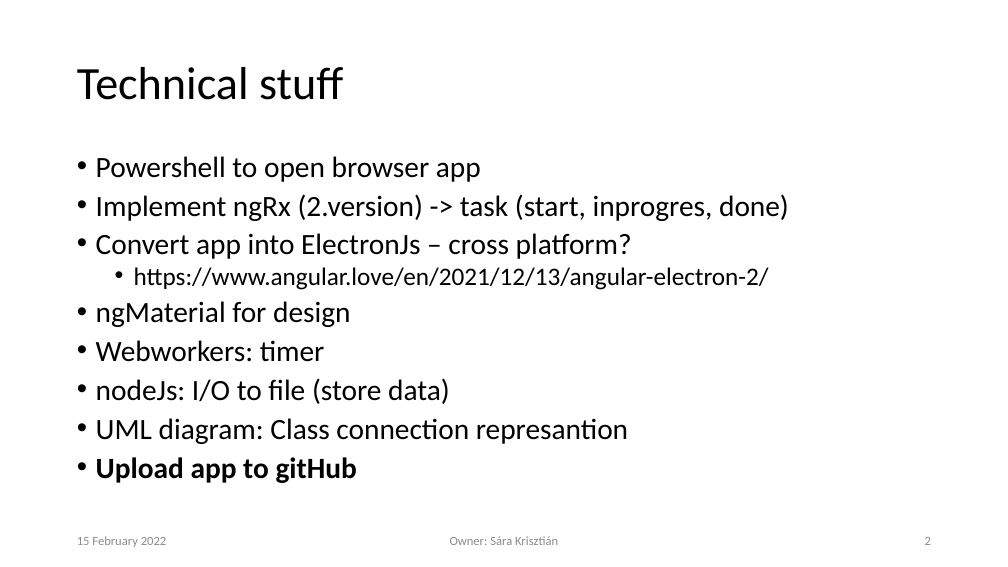
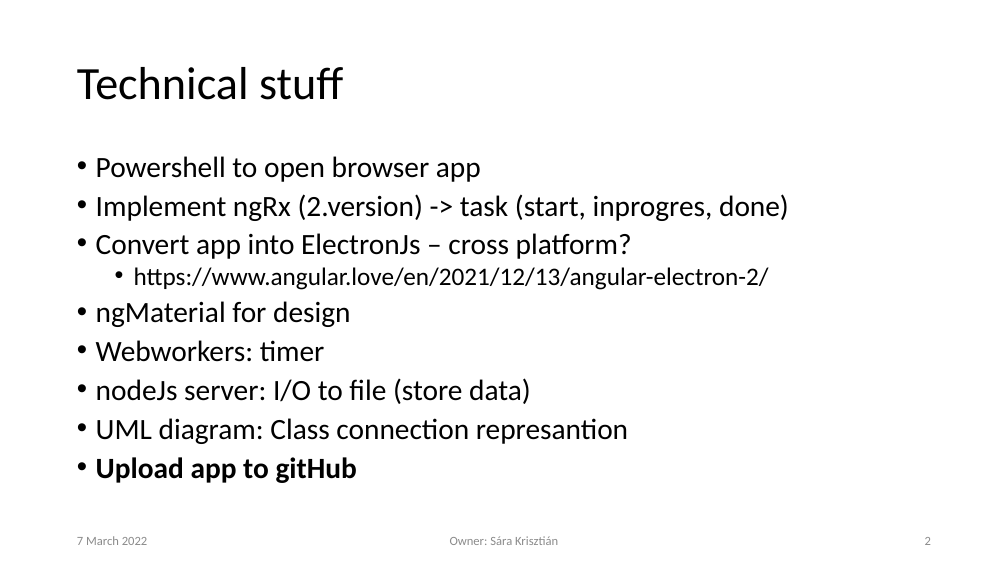
Before and after one commit to krisztian14testgit/ng-task-monitor, a slide deck: slide 2 of plan/TaskTracingApp.pptx. Drawn at 1008x567 pixels with LibreOffice and Linux fonts; fonts in the diff are those of the drawing; background and template pictures are left out. Boxes give left, top, right and bottom in pixels: in the first picture for what was removed or moved away, otherwise in the second. Text is boxed around its words. In the diff, an @@ line names an element or a change of style, - is before the commit and + after.

```diff
--- a/plan/TaskTracingApp.pptx
+++ b/plan/TaskTracingApp.pptx
@@ text at box(96, 378, 531, 404): text changed @@
-• nodeJs: I/O to file (store data)
+• nodeJs server: I/O to file (store data)
@@ text at box(77, 536, 148, 545): text changed @@
-15 February 2022
+7 March 2022
```
Also in this commit, not shown: 5 other slides changed.
